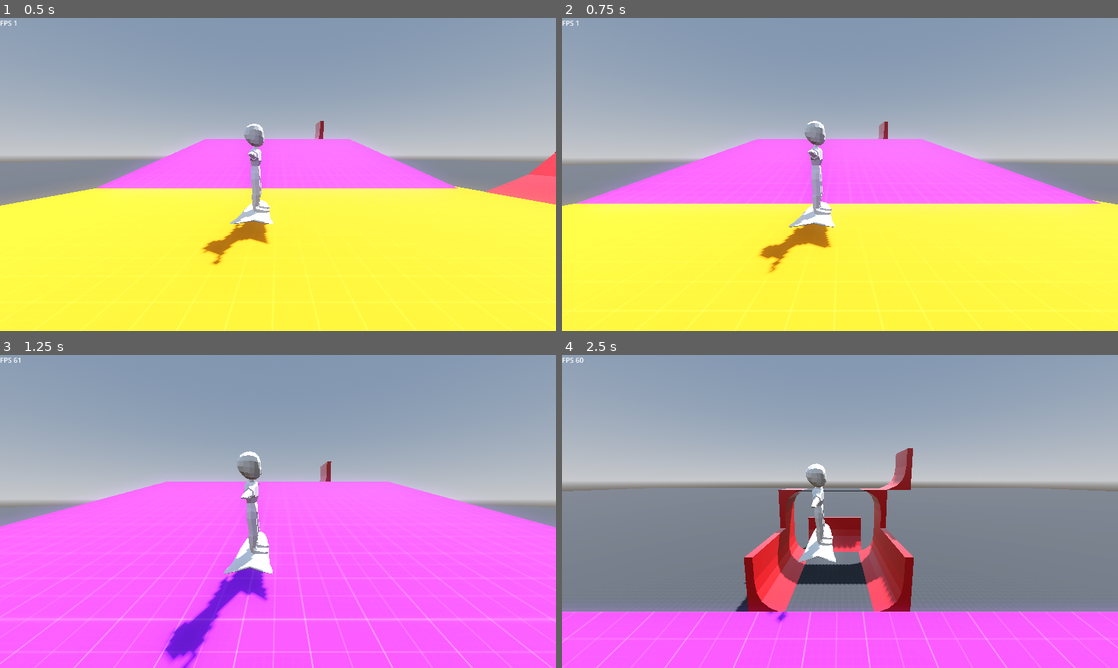
Above: before the commit, frames 1-4 (two rows, left to right).
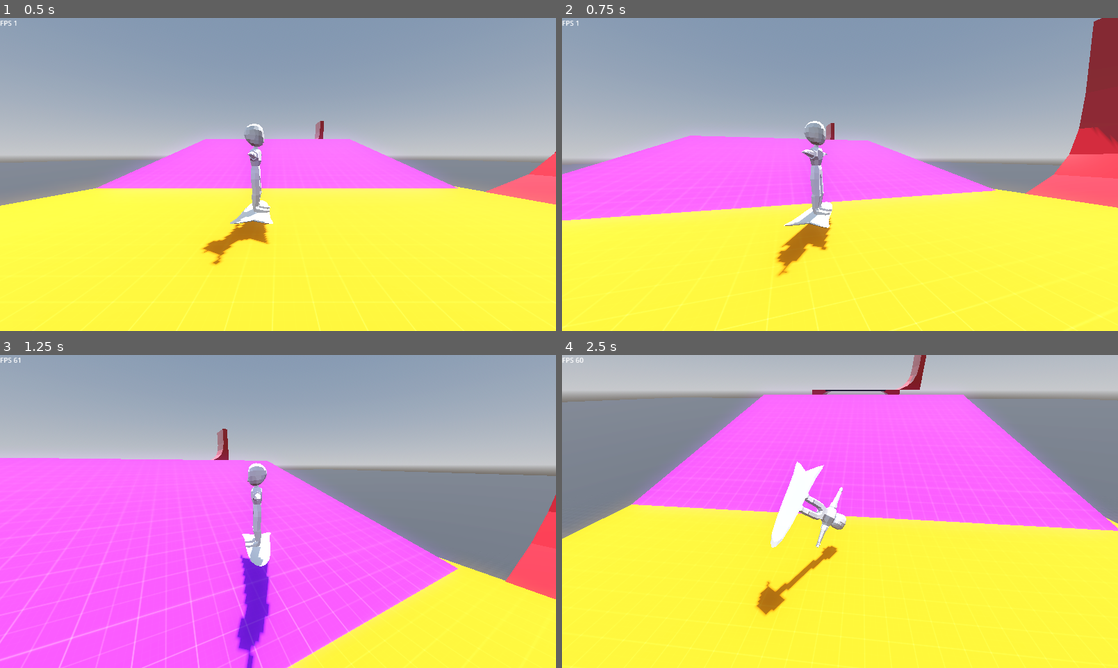
Above: after the commit, the same moments.

Repository: ozysandlias/pro-ride-web
Game: Godot game, scene res://Scenes/game.tscn
The game is run twice, just before and just after one commit, with the same random seed, the same clock (stepped at 60 frames per second) and the same inputs.
Inputs:
- Up to frame 1 (0.5 s): no input
- Up to frame 2 (0.75 s): hold D (move_right, bound only after the commit) from 0.53 s (still down)
- Up to frame 3 (1.25 s): keep holding D (move_right, bound only after the commit); tap Space (jump, bound only after the commit) at 0.77 s
- Up to frame 4 (2.5 s): release D (move_right, bound only after the commit) at 1.28 s; hold S (move_back, bound only after the commit) 1.28-2.03 s; tap Space (jump, bound only after the commit) at 1.52 s; hold D (move_right, bound only after the commit) from 2.03 s (still down)

Frame 1 is identical in both runs. In frame 2, 13% of the frame differs, in the area x 0-100%, y 0-100%; in frame 3, 38%; in frame 4, 98%.

Commit message:
added keyboard controls

Diff:
--- a/project/project.godot
+++ b/project/project.godot
@@ -13,6 +13,7 @@
 config/name="Joby's Pro Ride"
 run/main_scene="res://Scenes/game.tscn"
 config/features=PackedStringArray("4.3", "Mobile")
+run/max_fps=60
 run/frame_delay_msec=1
 config/icon="res://icon.svg"
 
@@ -21,7 +22,6 @@
 window/size/viewport_width=1280
 window/size/viewport_height=720
 window/size/mode=2
-window/vsync/vsync_mode=0
 
 [dotnet]
 
@@ -64,21 +64,25 @@
 move_forward={
 "deadzone": 0.5,
 "events": [Object(InputEventJoypadMotion,"resource_local_to_scene":false,"resource_name":"","device":-1,"axis":1,"axis_value":-1.0,"script":null)
-, null]
+, null, Object(InputEventKey,"resource_local_to_scene":false,"resource_name":"","device":-1,"window_id":0,"alt_pressed":false,"shift_pressed":false,"ctrl_pressed":false,"meta_pressed":false,"pressed":false,"keycode":0,"physical_keycode":87,"key_label":0,"unicode":119,"location":0,"echo":false,"script":null)
+]
 }
 move_back={
 "deadzone": 0.5,
 "events": [Object(InputEventJoypadMotion,"resource_local_to_scene":false,"resource_name":"","device":-1,"axis":1,"axis_value":1.0,"script":null)
+, Object(InputEventKey,"resource_local_to_scene":false,"resource_name":"","device":-1,"window_id":0,"alt_pressed":false,"shift_pressed":false,"ctrl_pressed":false,"meta_pressed":false,"pressed":false,"keycode":0,"physical_keycode":83,"key_label":0,"unicode":115,"location":0,"echo":false,"script":null)
 ]
 }
 move_left={
 "deadzone": 0.5,
 "events": [Object(InputEventJoypadMotion,"resource_local_to_scene":false,"resource_name":"","device":-1,"axis":0,"axis_value":-1.0,"script":null)
+, Object(InputEventKey,"resource_local_to_scene":false,"resource_name":"","device":-1,"window_id":0,"alt_pressed":false,"shift_pressed":false,"ctrl_pressed":false,"meta_pressed":false,"pressed":false,"keycode":0,"physical_keycode":65,"key_label":0,"unicode":97,"location":0,"echo":false,"script":null)
 ]
 }
 move_right={
 "deadzone": 0.5,
 "events": [Object(InputEventJoypadMotion,"resource_local_to_scene":false,"resource_name":"","device":-1,"axis":0,"axis_value":1.0,"script":null)
+, Object(InputEventKey,"resource_local_to_scene":false,"resource_name":"","device":-1,"window_id":0,"alt_pressed":false,"shift_pressed":false,"ctrl_pressed":false,"meta_pressed":false,"pressed":false,"keycode":0,"physical_keycode":68,"key_label":0,"unicode":100,"location":0,"echo":false,"script":null)
 ]
 }
 camera_up={
@@ -104,6 +108,7 @@
 jump={
 "deadzone": 0.5,
 "events": [Object(InputEventJoypadButton,"resource_local_to_scene":false,"resource_name":"","device":-1,"button_index":0,"pressure":0.0,"pressed":true,"script":null)
+, Object(InputEventKey,"resource_local_to_scene":false,"resource_name":"","device":-1,"window_id":0,"alt_pressed":false,"shift_pressed":false,"ctrl_pressed":false,"meta_pressed":false,"pressed":false,"keycode":0,"physical_keycode":32,"key_label":0,"unicode":32,"location":0,"echo":false,"script":null)
 ]
 }
 
Not shown, added: build/index.apple-touch-icon.png
Not shown, added: build/index.audio.worklet.js
Not shown, changed: build/index.html
Not shown, added: build/index.icon.png
Not shown, added: build/index.js
Not shown, added: build/index.pck
Not shown, added: build/index.png
Not shown, added: build/index.wasm
